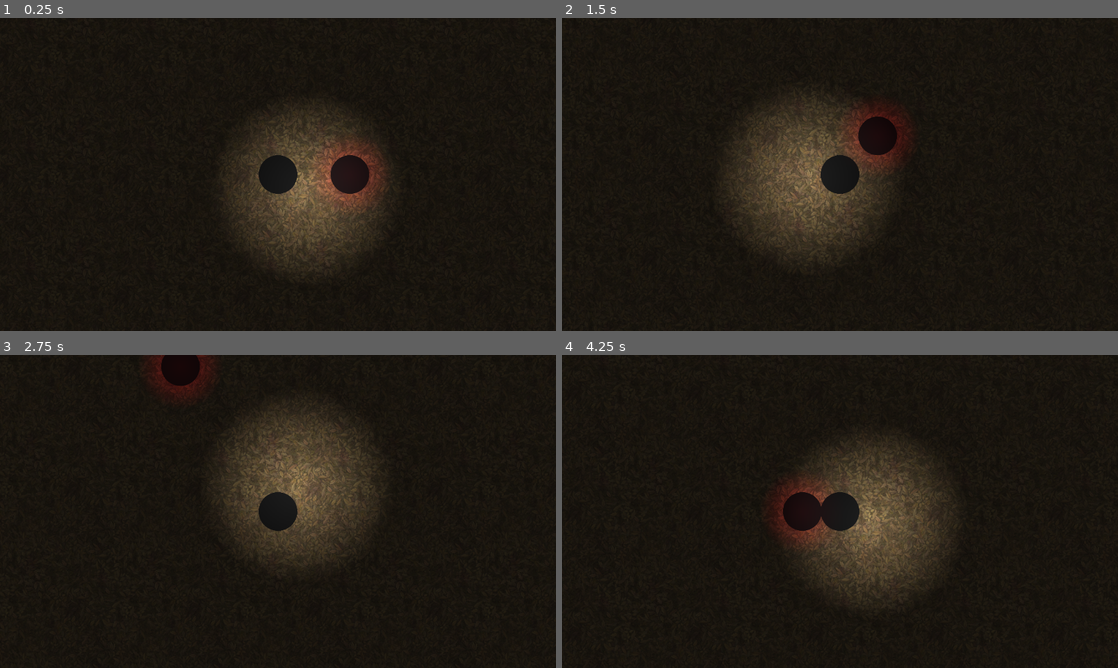
Above: before the commit, frames 1-4 (two rows, left to right).
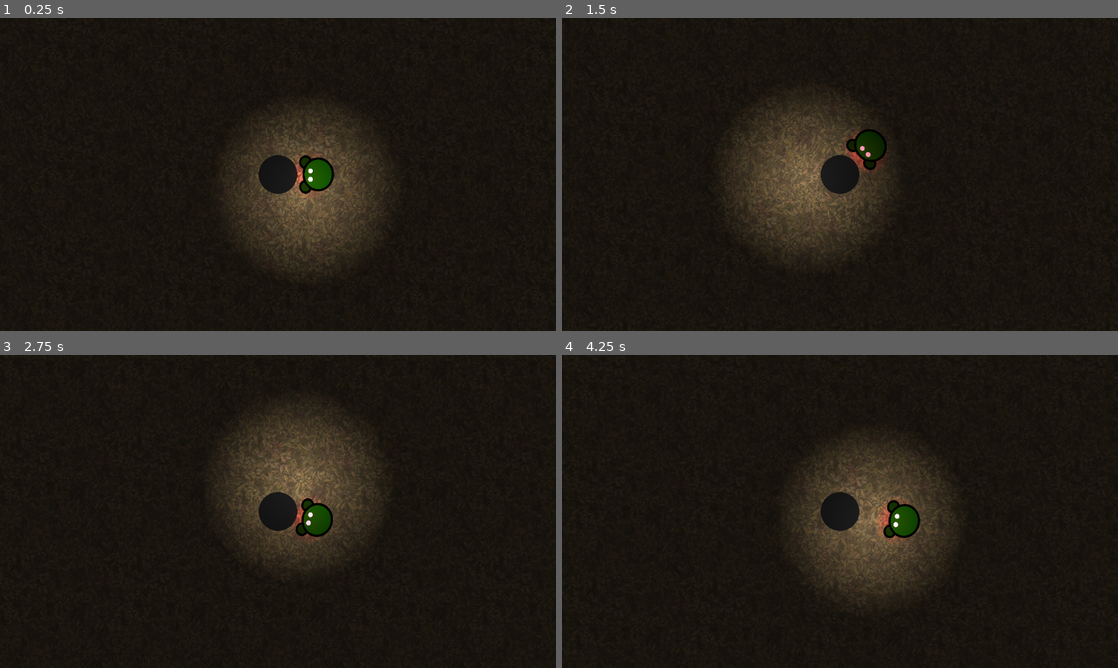
Above: after the commit, the same moments.

Repository: Honzoraptor31415/AttackOfTheDeceased
Game: Godot game, scene res://scenes/main.tscn
The game is run twice, just before and just after one commit, with the same random seed, the same clock (stepped at 60 frames per second) and the same inputs.
Inputs (mouse positions are in pixels of both pictures, inside the frame that each line leads up to):
- Up to frame 1 (0.25 s): no input
- Up to frame 2 (1.5 s): move the mouse to (962, 158) at 0.52 s; hold Right (right) 0.53-1.28 s; tap Enter at 1.25 s; move the mouse to (728, 190) at 1.27 s; hold Down (down) from 1.28 s (still down)
- Up to frame 3 (2.75 s): move the mouse to (333, 442) at 2.02 s; release Down (down) at 2.03 s; hold Right (right) from 2.03 s (still down)
- Up to frame 4 (4.25 s): move the mouse to (812, 574) at 2.77 s; release Right (right) at 2.78 s; hold Up (up) 2.78-3.53 s; move the mouse to (1006, 558) at 3.52 s; hold Left (left) from 3.53 s (still down)

The runs differ from the first frame. In frame 1, 2.0% of the frame differs, in the area x 53-69%, y 40-61%; in frame 2, 2.4%; in frame 3, 2.3%; in frame 4, 2.9%, in the area x 36-71%, y 29-78%.

Commit message:
Made zombie properly follow player

Diff:
--- a/scenes/zombie.tscn
+++ b/scenes/zombie.tscn
@@ -21,11 +21,6 @@
 [node name="CollisionShape2D" type="CollisionShape2D" parent="."]
 shape = SubResource("CircleShape2D_2m1i5")
 
-[node name="PointLight2D" type="PointLight2D" parent="."]
-scale = Vector2(0.7, 0.7)
-color = Color(0.741176, 0, 0.0705882, 1)
-texture = ExtResource("2_mbuas")
-
 [node name="MovementTimer" type="Timer" parent="."]
 wait_time = 6.0
 autostart = true
@@ -35,5 +30,22 @@
 [node name="CollisionShape2D" type="CollisionShape2D" parent="Area2D"]
 shape = SubResource("CircleShape2D_ab17q")
 
+[node name="Eyes" type="Node2D" parent="."]
+
+[node name="Eye" type="PointLight2D" parent="Eyes"]
+position = Vector2(12, -10)
+scale = Vector2(0.7, 0.7)
+color = Color(0.741176, 0, 0.0705882, 1)
+texture = ExtResource("2_mbuas")
+texture_scale = 0.5
+
+[node name="Eye2" type="PointLight2D" parent="Eyes"]
+position = Vector2(12, 7)
+scale = Vector2(0.7, 0.7)
+color = Color(0.741176, 0, 0.0705882, 1)
+texture = ExtResource("2_mbuas")
+texture_scale = 0.5
+
 [connection signal="timeout" from="MovementTimer" to="." method="_on_movement_timer_timeout"]
 [connection signal="body_entered" from="Area2D" to="." method="_on_area_2d_body_entered"]
+[connection signal="body_exited" from="Area2D" to="." method="_on_area_2d_body_exited"]
--- a/scripts/zombie.gd
+++ b/scripts/zombie.gd
@@ -1,7 +1,8 @@
 extends CharacterBody2D
 
 var rng = RandomNumberGenerator.new()
-var speed = 1
+var speed = 300
+var is_player_nearby = false
 
 @onready var movement_timer = $MovementTimer
 @onready var player = $/root/Main/Player
@@ -10,15 +11,22 @@
 	pass
 
 func _physics_process(_delta):
+	if(is_player_nearby):
+		look_at(player.position)
+		velocity = position.direction_to(player.position) * speed
 	move_and_slide()
 
 
 func _on_movement_timer_timeout():
-	velocity = Vector2(rng.randf_range(-100.0, 100.0), rng.randf_range(-100.0, 100.0)) * speed
-
+	var random_vector = Vector2(rng.randf_range(-100.0, 100.0), rng.randf_range(-100.0, 100.0))
+	if(not is_player_nearby):
+		look_at(random_vector)
+		velocity = position.direction_to(random_vector) * speed
 
 func _on_area_2d_body_entered(body):
-	print(body)
+	if(body == player):
+		is_player_nearby = true
 
+func _on_area_2d_body_exited(body):
 	if(body == player):
-		print("Player entered zombies area")
+		is_player_nearby = false
Binary file changed: assets/zombie.png
